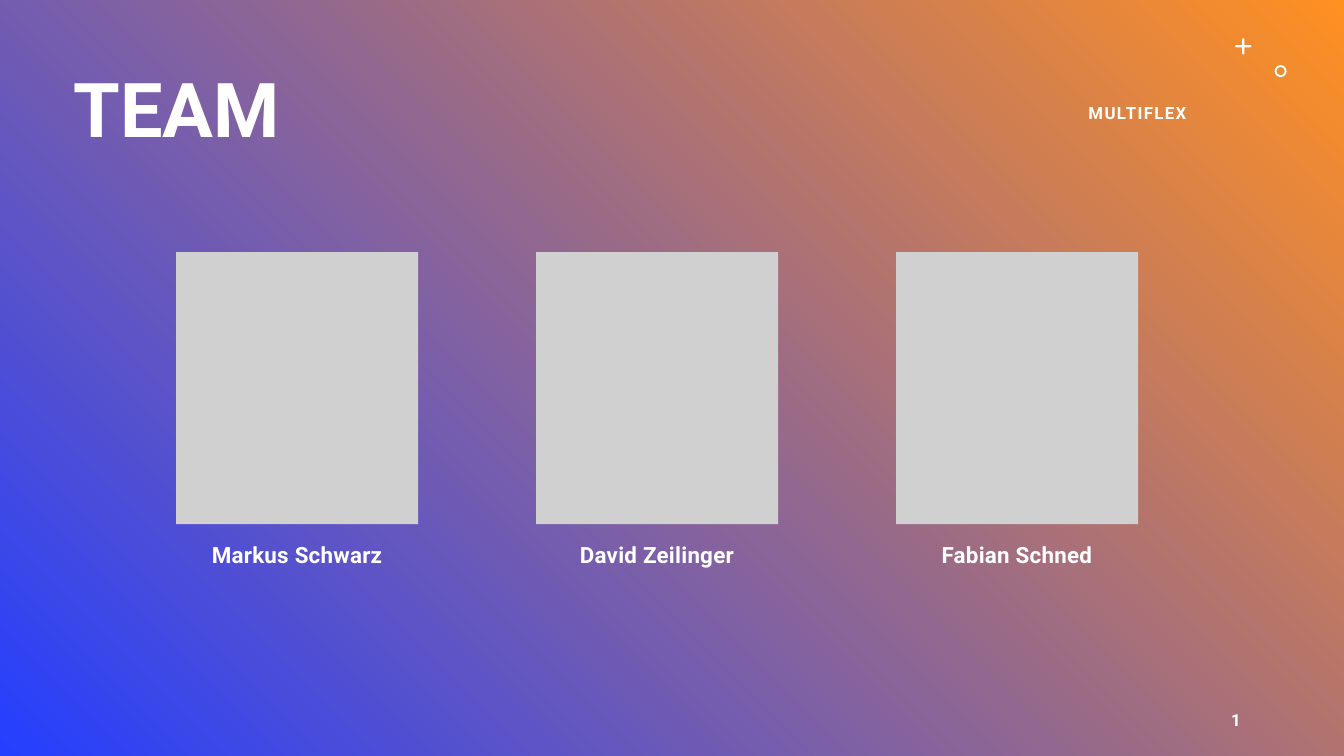
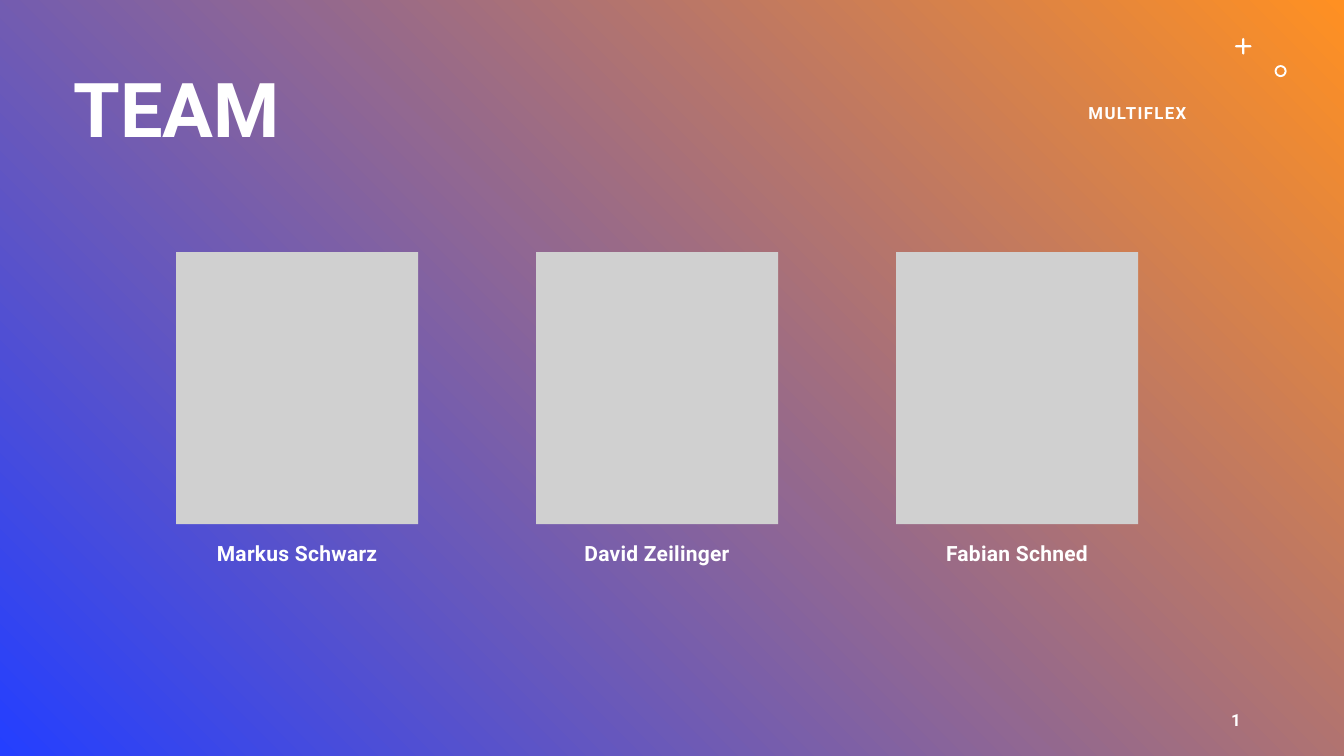
Before and after one commit to LegitesMax/multiflexlbkv, a slide deck: slide 2 of Präsentation/MultiFlex.pptx. Drawn at 1344x756 pixels with LibreOffice and Linux fonts; fonts in the diff are those of the drawing; grey boxes stand for pictures. Boxes give left, top, right and bottom in pixels: in the first picture for what was removed or moved away, otherwise in the second. Text is boxed around its words. In the diff, an @@ line names an element or a change of style, - is before the commit and + after.

```diff
--- a/Präsentation/MultiFlex.pptx
+++ b/Präsentation/MultiFlex.pptx
@@ size 16 to 15 pt in 3 elements at <box>217,545,377,561</box>, <box>584,545,729,566</box>, <box>946,545,1088,561</box> @@
```
Also in this commit, not shown: 1 other slide changed, 8 other files.
